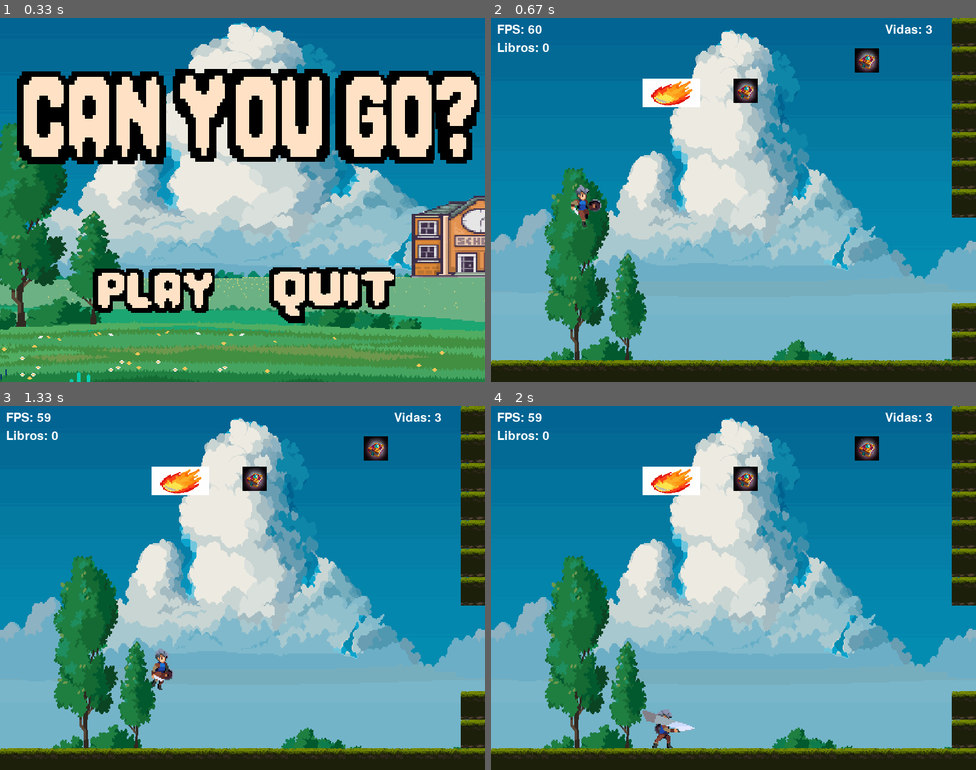
Above: before the commit, frames 1-4 (two rows, left to right).
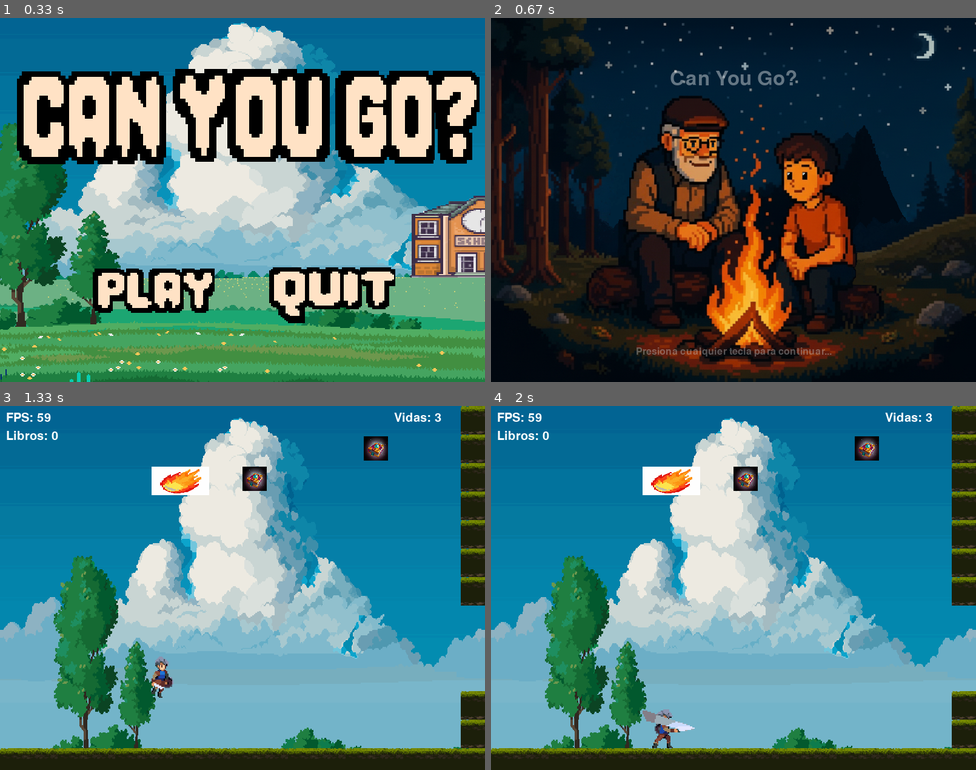
Above: after the commit, the same moments.

Repository: juanjore0/ComputacionGrafica
Game: pygame game, started from proyecto_juego/src/main.py
The game is run twice, just before and just after one commit, with the same random seed, the same clock (stepped at 60 frames per second) and the same inputs.
Inputs (mouse positions are in pixels of both pictures, inside the frame that each line leads up to):
- Up to frame 1 (0.33 s): no input
- Up to frame 2 (0.67 s): tap Enter at 0.33 s
- Up to frame 3 (1.33 s): hold Right 0.67-1.13 s; move the mouse to (242, 609) at 0.7 s; hold Up from 1.17 s (still down)
- Up to frame 4 (2 s): release Up at 1.47 s; hold Right 1.5-1.97 s; tap Z at 1.57, 1.87 s

Frame 1 is identical in both runs. In frame 2, 98% of the frame differs, in the area x 0-100%, y 0-100%; in frame 3, 0.4%; in frame 4, nothing differs.

Commit message:
introduccion

Diff:
--- /dev/null
+++ b/proyecto_juego/src/introduccion.py
@@ -0,0 +1,149 @@
+import pygame
+import os
+from constantes import ANCHO, ALTO
+
+class Introduccion:
+    """Clase para manejar la introducción animada del juego"""
+
+    def __init__(self, pantalla):
+        self.pantalla = pantalla
+        self.activo = True
+
+        # Cargar los frames de la animación de la fogata
+        base = os.path.dirname(os.path.abspath(__file__))
+        # Como src está al mismo nivel que assets, subimos un nivel y entramos a assets
+        ruta_backgrounds = os.path.join(base, '..', 'assets', 'images', 'backgrounds')
+
+        # Normalizar la ruta (esto elimina los '..')
+        ruta_backgrounds = os.path.normpath(ruta_backgrounds)
+
+        # Imprimir la ruta para debug
+        print(f"[DEBUG] Ruta base (src): {base}")
+        print(f"[DEBUG] Buscando imágenes en: {ruta_backgrounds}")
+        print(f"[DEBUG] ¿Existe la carpeta? {os.path.exists(ruta_backgrounds)}")
+
+        # Listar archivos en la carpeta (si existe)
+        if os.path.exists(ruta_backgrounds):
+            archivos = os.listdir(ruta_backgrounds)
+            print(f"[DEBUG] Archivos encontrados: {archivos}")
+
+        self.frames = []
+        frames_cargados = 0
+
+        # Cargar las imágenes en orden (fogata1.jpg hasta fogata6.jpg)
+        for i in range(1, 7):
+            ruta_frame = os.path.join(ruta_backgrounds, f'fogata{i}.png')
+
+            try:
+                if os.path.exists(ruta_frame):
+                    imagen = pygame.image.load(ruta_frame).convert()
+                    imagen = pygame.transform.scale(imagen, (ANCHO, ALTO))
+                    self.frames.append(imagen)
+                    frames_cargados += 1
+                    print(f"✓ fogata{i}.jpg cargada correctamente")
+                else:
+                    print(f"✗ No existe: {ruta_frame}")
+            except Exception as e:
+                print(f"✗ Error cargando fogata{i}.jpg: {e}")
+
+        # Si no se cargó ningún frame, crear uno de respaldo
+        if len(self.frames) == 0:
+            print("⚠ ADVERTENCIA: No se cargaron imágenes. Usando frame de respaldo")
+            frame_respaldo = pygame.Surface((ANCHO, ALTO))
+            frame_respaldo.fill((30, 30, 50))
+
+            # Dibujar mensaje de error
+            fuente = pygame.font.Font(None, 36)
+            texto = fuente.render("Error: No se encontraron las imágenes", True, (255, 0, 0))
+            rect_texto = texto.get_rect(center=(ANCHO // 2, ALTO // 2))
+            frame_respaldo.blit(texto, rect_texto)
+
+            texto2 = fuente.render(f"Buscadas en: backgrounds/", True, (255, 255, 255))
+            rect_texto2 = texto2.get_rect(center=(ANCHO // 2, ALTO // 2 + 40))
+            frame_respaldo.blit(texto2, rect_texto2)
+
+            self.frames = [frame_respaldo]
+        else:
+            print(f"✓ Introducción cargada exitosamente: {frames_cargados} frames")
+
+        # Control de animación
+        self.frame_actual = 0
+        self.velocidad_animacion = 10  # Cambiar frame cada 8 ticks
+        self.contador_frames = 0
+
+        # Control de tiempo
+        self.duracion_total = 4  # 4 segundos
+        self.tiempo_transcurrido = 0
+
+        # Texto
+        self.fuente = pygame.font.Font(None, 48)
+        self.texto_skip = pygame.font.Font(None, 24)
+        self.mostrar_titulo = True
+        self.fade_in = 0
+
+    def actualizar(self, dt):
+        """Actualiza la animación"""
+        self.contador_frames += 1
+        if self.contador_frames >= self.velocidad_animacion:
+            self.contador_frames = 0
+            self.frame_actual = (self.frame_actual + 1) % len(self.frames)
+
+        self.tiempo_transcurrido += dt
+
+        if self.fade_in < 255:
+            self.fade_in += 5
+
+    def manejar_eventos(self, eventos):
+        """Maneja eventos de la introducción"""
+        for evento in eventos:
+            if evento.type == pygame.QUIT:
+                return 'salir'
+
+            if evento.type == pygame.KEYDOWN or evento.type == pygame.MOUSEBUTTONDOWN:
+                return 'finalizar'
+
+        if self.tiempo_transcurrido >= self.duracion_total:
+            return 'finalizar'
+
+        return None
+
+    def dibujar(self):
+        """Dibuja el frame actual de la introducción"""
+        # Dibujar el frame de la fogata
+        self.pantalla.blit(self.frames[self.frame_actual], (0, 0))
+
+        # Título (opcional - puedes eliminarlo si no lo quieres)
+        if self.mostrar_titulo and self.fade_in > 0:
+            texto = self.fuente.render("Can You Go?", True, (255, 255, 255))
+            texto.set_alpha(min(self.fade_in, 200))
+            rect_texto = texto.get_rect(center=(ANCHO // 2, 100))
+            self.pantalla.blit(texto, rect_texto)
+
+        # Instrucción para saltar
+        texto_skip = self.texto_skip.render("Presiona cualquier tecla para continuar...", True, (200, 200, 200))
+        texto_skip.set_alpha(min(self.fade_in, 180))
+        rect_skip = texto_skip.get_rect(center=(ANCHO // 2, ALTO - 50))
+        self.pantalla.blit(texto_skip, rect_skip)
+
+    def mostrar(self, clock, fps):
+        """Bucle principal de la introducción"""
+        while self.activo:
+            dt = clock.get_time() / 1000.0
+            eventos = pygame.event.get()
+
+            resultado = self.manejar_eventos(eventos)
+
+            if resultado == 'finalizar':
+                self.activo = False
+                return 'jugar'
+            elif resultado == 'salir':
+                self.activo = False
+                return 'salir'
+
+            self.actualizar(dt)
+            self.dibujar()
+
+            pygame.display.flip()
+            clock.tick(fps)
+
+        return 'jugar'
--- a/proyecto_juego/src/juego.py
+++ b/proyecto_juego/src/juego.py
@@ -5,6 +5,7 @@
 from personaje import Personaje
 from cargador_sprites import CargadorSprites
 from menu import Menu
+from introduccion import Introduccion
 
 
 class Juego:
@@ -15,6 +16,7 @@
         self.clock = pygame.time.Clock()
         self.estado = 'MENU'  # Estados: MENU, JUGANDO, PAUSA, GAME_OVER
 
+
         # Rutas
         base = os.path.dirname(os.path.abspath(__file__))
         ruta_fondo = os.path.join(base, '..', 'assets', 'images', 'backgrounds', 'Background.png')
@@ -69,6 +71,7 @@
 
         # Crear menú
         self.menu = Menu(self.pantalla)
+        self.introduccion = Introduccion(self.pantalla)
 
     def inicializar_nivel(self):
         """Inicializa o reinicia el nivel del juego"""
@@ -106,13 +109,31 @@
         resultado = self.menu.mostrar(self.clock, FPS)
 
         if resultado == 'jugar':
-            self.estado = 'JUGANDO'
-            self.inicializar_nivel()  # Reiniciar nivel al empezar
+            self.estado = 'INTRODUCCION'
+
             return True
         elif resultado == 'salir':
             return False
 
         return True
+
+    # Añade un nuevo método para mostrar la introducción:
+    def mostrar_introduccion(self):
+        """Muestra la introducción animada"""
+        self.introduccion.activo = True  # Resetear estado
+        self.introduccion.tiempo_transcurrido = 0
+        self.introduccion.fade_in = 0
+
+        resultado = self.introduccion.mostrar(self.clock, FPS)
+
+        if resultado == 'jugar':
+            self.estado = 'JUGANDO'
+            self.inicializar_nivel()  # Inicializar nivel después de la intro
+            return True
+        elif resultado == 'salir':
+            return False
+        return True
+
 
     def bucle_juego(self):
         """Bucle principal del juego"""
@@ -212,6 +233,8 @@
         while corriendo:
             if self.estado == 'MENU':
                 corriendo = self.mostrar_menu()
+            elif self.estado == 'INTRODUCCION':
+                corriendo = self.mostrar_introduccion()
 
             elif self.estado == 'JUGANDO':
                 corriendo = self.bucle_juego()
